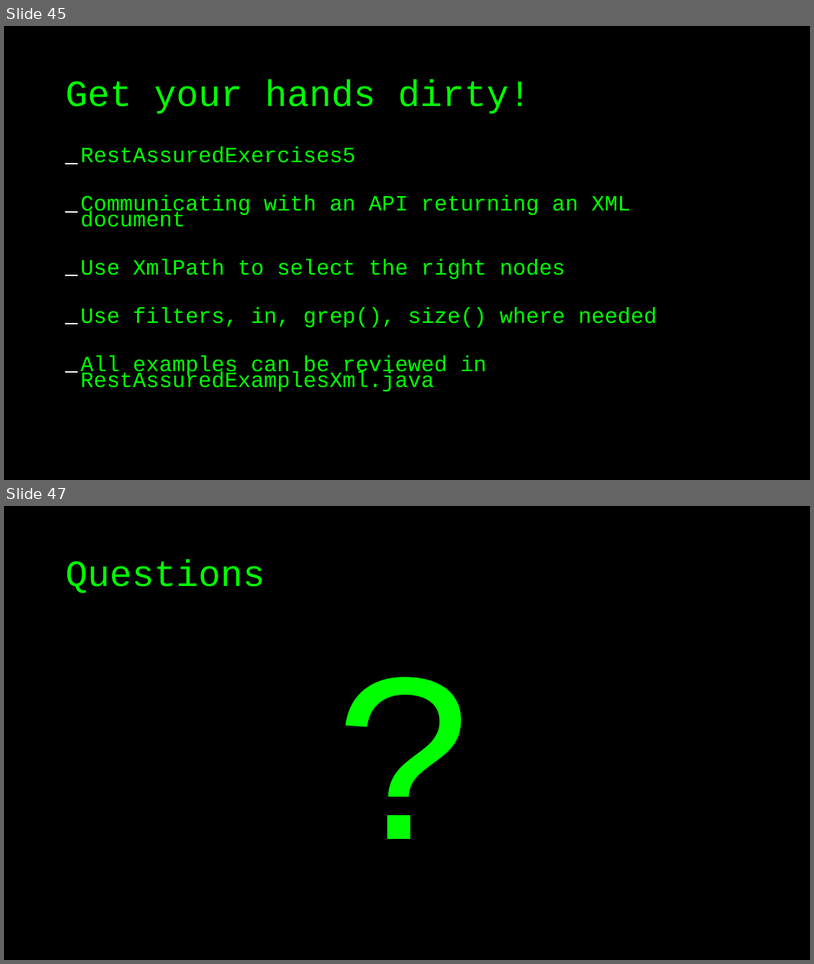
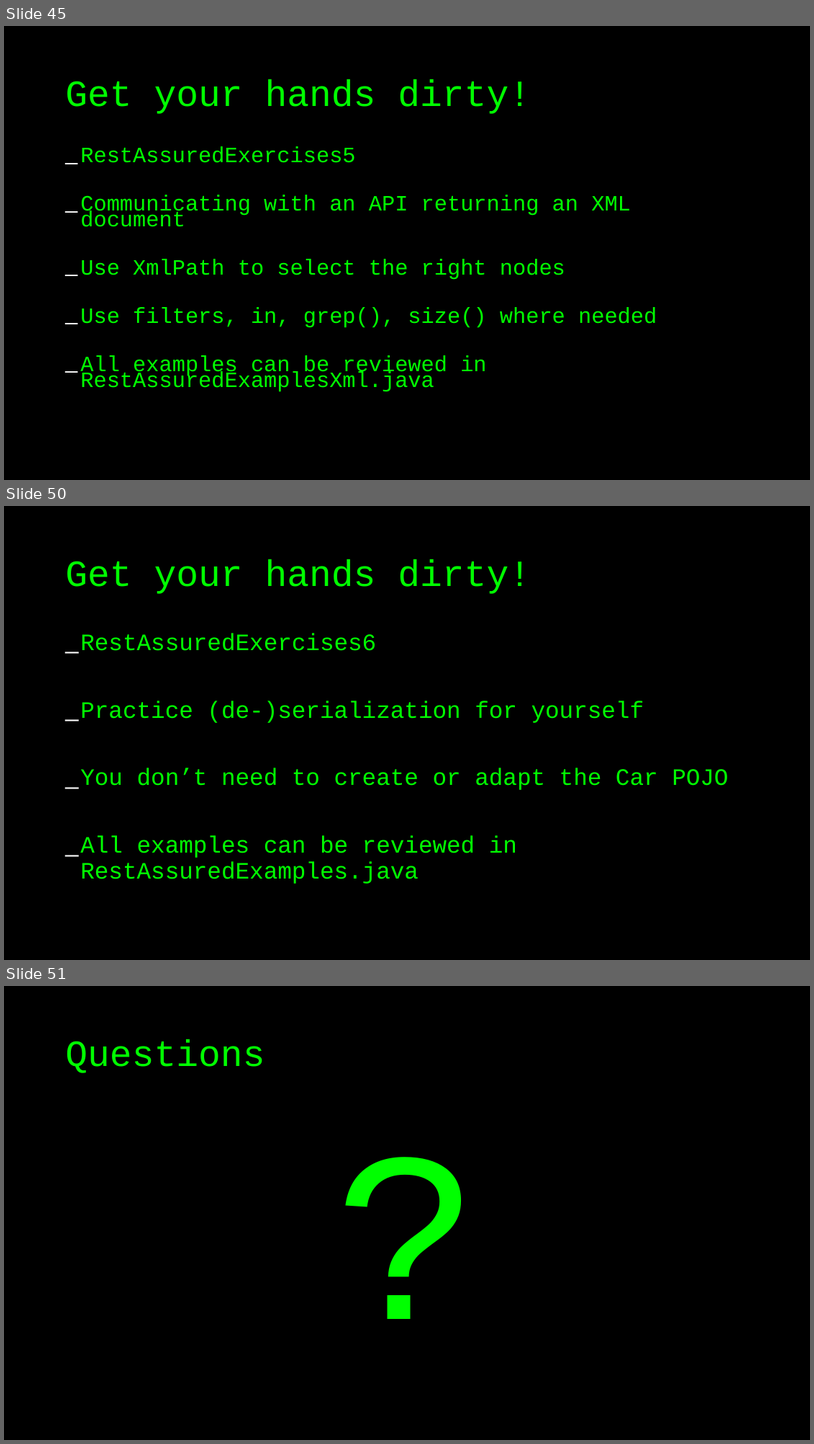
Before and after one commit to basdijkstra/rest-assured-workshop, a slide deck: RestAssuredWorkshop.odp. Shown one above the other, each under a label of ours: slides 45 and 47 before the commit, slides 45, 50 and 51 after it; the slides between them are not shown. The pictures are 814x964 and 814x1444 pixels, drawn with LibreOffice and Linux fonts; fonts in the diff are those of the drawing. Boxes give left, top, right and bottom in pixels: in the first picture for what was removed or moved away, otherwise in the second. Text is boxed around its words. In the diff, an @@ line names an element or a change of style, - is before the commit and + after.

Commit message:
Added examples and slides for last section

```diff
--- a/RestAssuredWorkshop.odp
+++ b/RestAssuredWorkshop.odp
@@ slide 50 added at (x1=4, y1=506, x2=810, y2=960), background #000000 @@
@@ title added at (x1=65, y1=559, x2=531, y2=594), 44 pt, text #00FF00 @@
+Get your hands dirty!
@@ text added at (x1=80, y1=633, x2=728, y2=883), 28 pt, text #00FF00 @@
+_ RestAssuredExercises6
+_ Practice (de-)serialization for yourself
+_ You don’t need to create or adapt the Car POJO
+_ All examples can be reviewed in RestAssuredExamples.java
@@ what was slide 47 is now slide 51 @@
```
Also in this commit, not shown: 4 other slides added, 1 slide removed, 6 other files.
